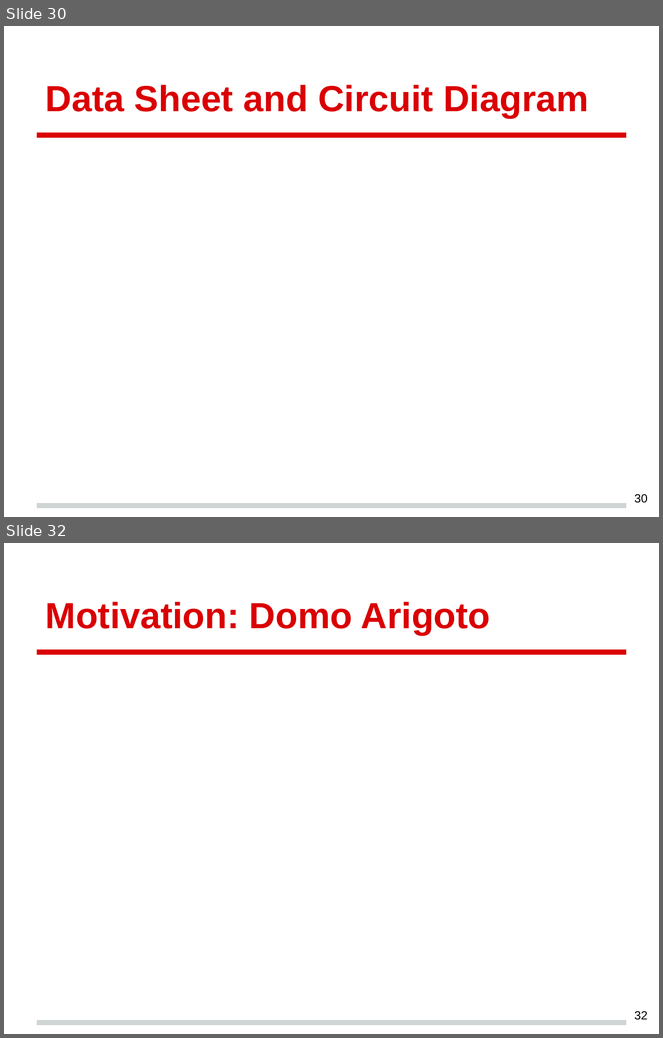
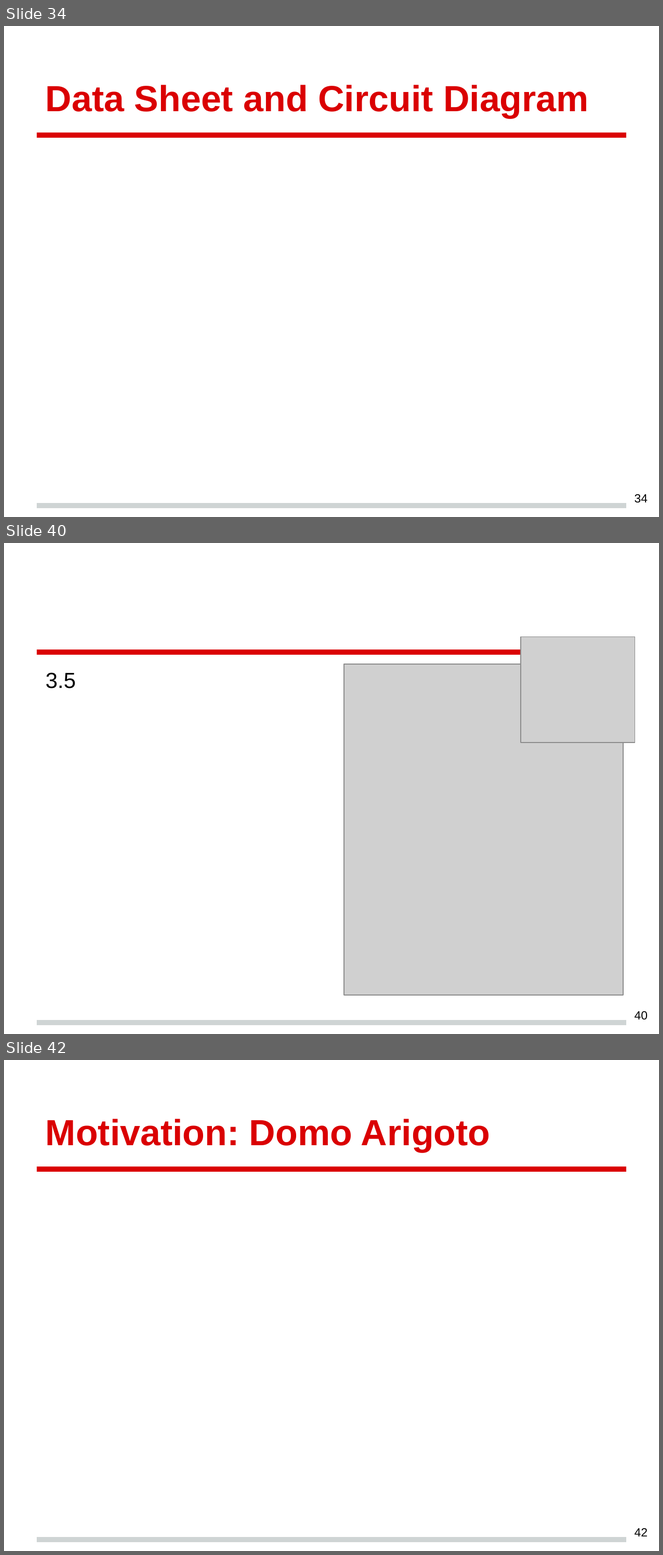
Before and after one commit to crgallac/Course, a slide deck: CourseHaplet.pptx. Shown one above the other, each under a label of ours: slides 30 and 32 before the commit, slides 34, 40 and 42 after it; the slides between them are not shown. The pictures are 663x1038 and 663x1555 pixels, drawn with LibreOffice and Linux fonts; fonts in the diff are those of the drawing; grey boxes stand for pictures. Boxes give left, top, right and bottom in pixels: in the first picture for what was removed or moved away, otherwise in the second. Text is boxed around its words. In the diff, an @@ line names an element or a change of style, - is before the commit and + after.

```diff
--- a/CourseHaplet.pptx
+++ b/CourseHaplet.pptx
@@ slide 40 added at <box>4,543,659,1034</box>, background #FFFFFF; not listed: 2 template elements that a slide beside it also shows @@
@@ picture added at <box>521,637,636,742</box> @@
@@ picture added at <box>344,665,623,995</box> @@
@@ text added at <box>46,672,76,689</box>, 18 pt, text #000000 @@
+3.5
@@ page number added at <box>635,1012,648,1020</box>, 9.8 pt, text #000000 @@
+40
@@ what was slide 30 is now slide 34 @@
@@ page number at <box>635,495,648,503</box>: text changed @@
-30
+34
@@ what was slide 32 is now slide 42 @@
@@ page number at <box>635,1529,648,1537</box>: text changed @@
-32
+42
```
Also in this commit, not shown: 10 slides changed, 11 other slides added, 2 slides removed, 6 other files.
